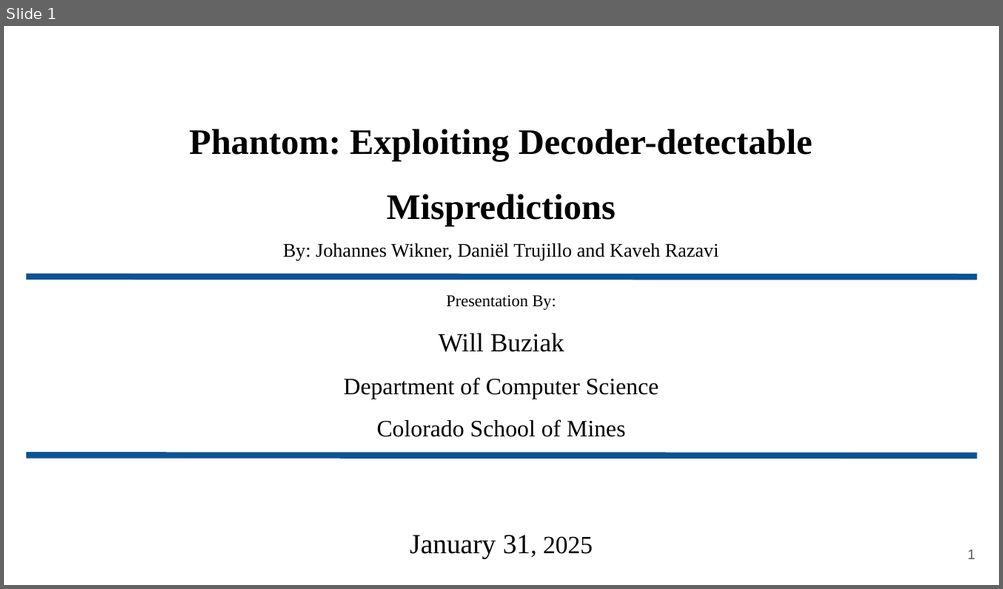
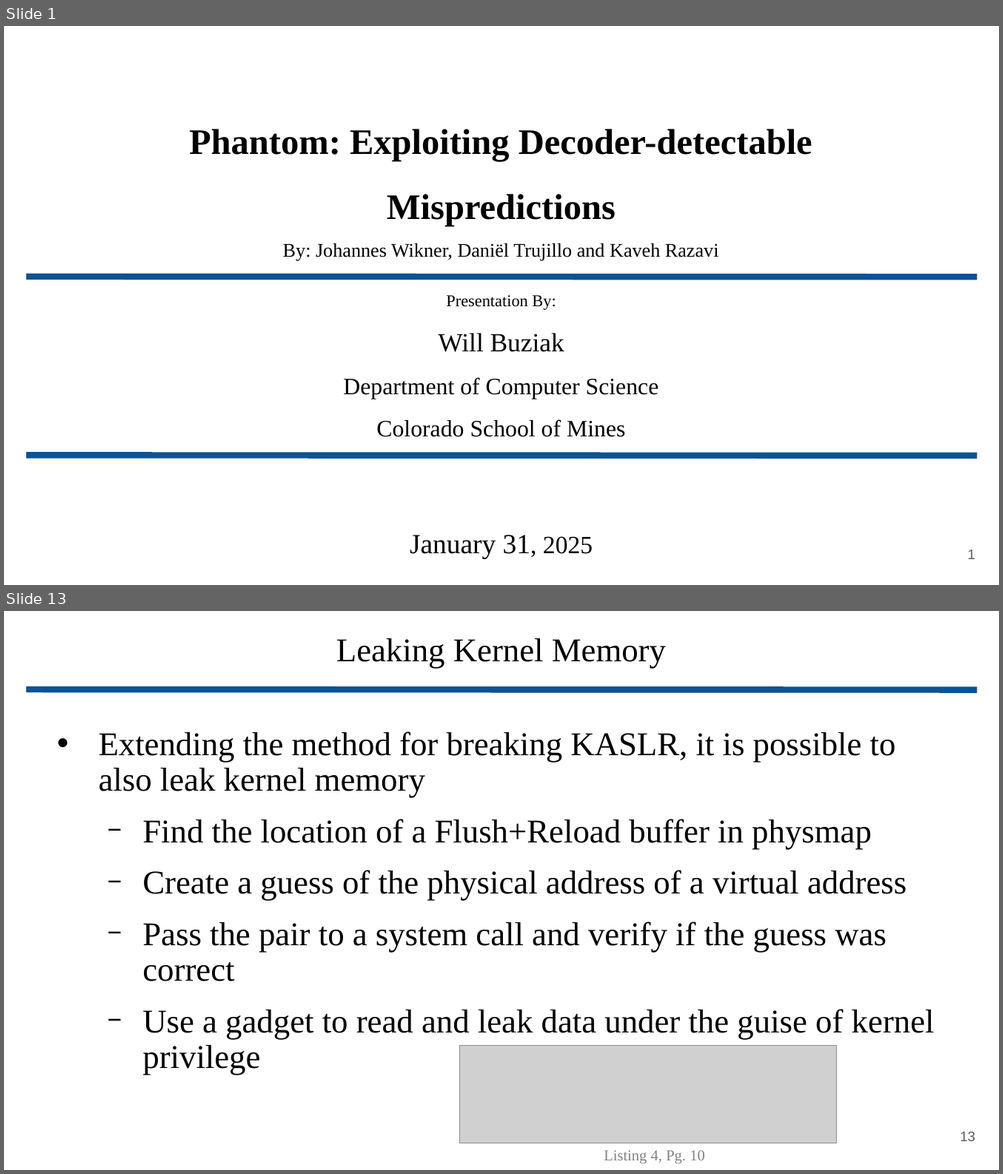
Before and after one commit to wbuz24/grad-research, a slide deck: presentations/Phantom.pptx. Shown one above the other, each under a label of ours: slide 1 before the commit, slides 1 and 13 after it; the slides between them are not shown. The pictures are 1003x589 and 1003x1174 pixels, drawn with LibreOffice and Linux fonts; fonts in the diff are those of the drawing; grey boxes stand for pictures. Boxes give left, top, right and bottom in pixels: in the first picture for what was removed or moved away, otherwise in the second. Text is boxed around its words. In the diff, an @@ line names an element or a change of style, - is before the commit and + after.

```diff
--- a/presentations/Phantom.pptx
+++ b/presentations/Phantom.pptx
@@ slide 13 added at box(4, 611, 999, 1170), background #FFFFFF @@
@@ title added at box(336, 638, 666, 669), 24 pt, text #000000 @@
+Leaking Kernel Memory
@@ line added from (26, 689) to (976, 689), #0B5394 4.51 pt @@
@@ text added at box(99, 732, 934, 1076), 24 pt, text #000000 @@
+• Extending the method for breaking KASLR, it is possible to also leak kernel memory
+  − Find the location of a Flush+Reload buffer in physmap
+  − Create a guess of the physical address of a virtual address
+  − Pass the pair to a system call and verify if the guess was correct
+  − Use a gadget to read and leak data under the guise of kernel privilege
@@ picture added at box(460, 1045, 836, 1143) @@
@@ page number added at box(959, 1132, 975, 1142), 10 pt, text #595959 @@
+13
@@ text added at box(603, 1150, 705, 1165), 11 pt, text #808080 @@
+Listing 4, Pg. 10
```
Also in this commit, not shown: 5 slides changed, 4 other slides added, 5 slides removed.
